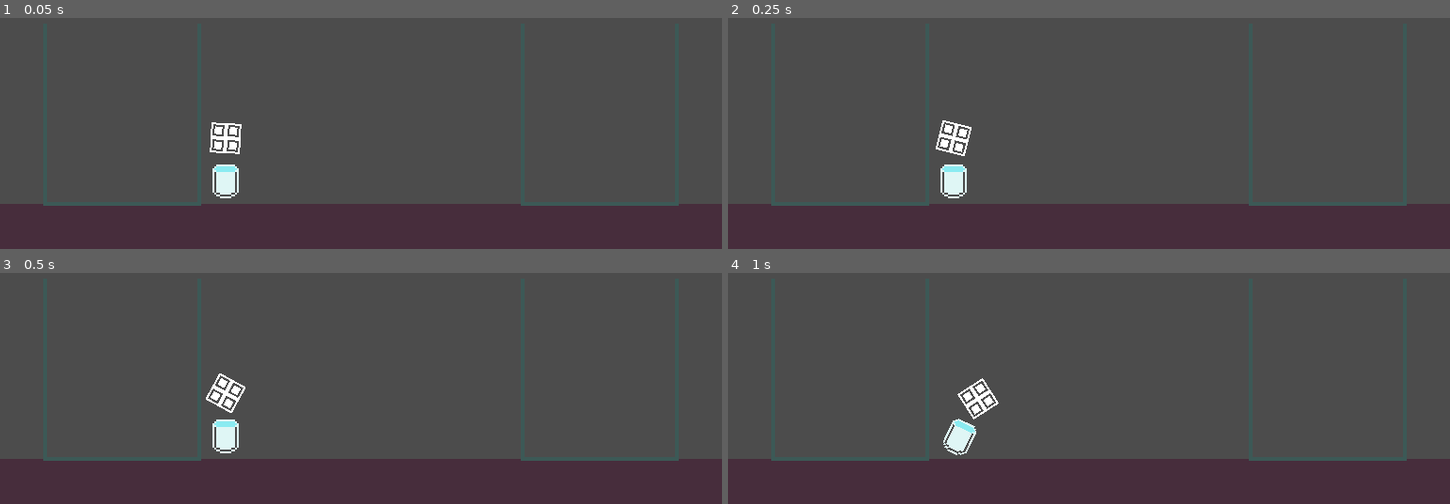
Above: before the commit, frames 1-4 (two rows, left to right).
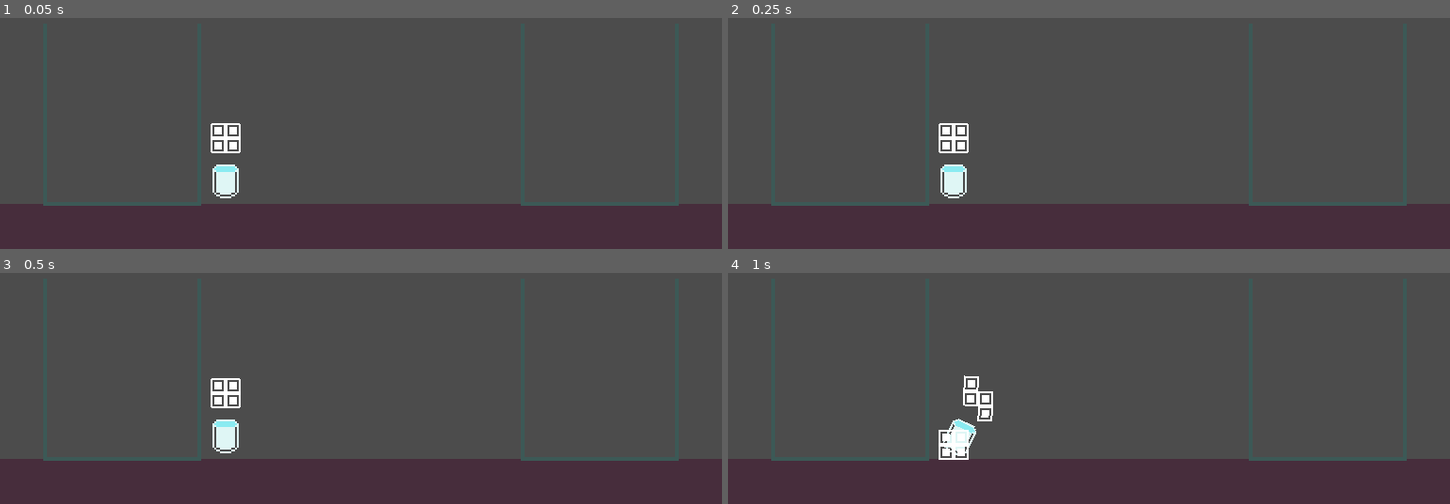
Above: after the commit, the same moments.

Repository: ThiagoDeJesus/Godotris-duel
Game: Godot game, scene res://Levels/TestMap.tscn
The game is run twice, just before and just after one commit, with the same random seed, the same clock (stepped at 60 frames per second) and the same inputs. The project has no main scene, so this scene is started directly.
Inputs:
- Up to frame 1 (0.05 s): no input
- Up to frame 2 (0.25 s): no input
- Up to frame 3 (0.5 s): no input
- Up to frame 4 (1 s): hold D (right1) from 0.53 s (still down); tap Space (shot1) at 0.6 s

The runs differ from the first frame. In frame 1, less than 0.1% of the frame differs, in the area x 29-34%, y 45-59%; in frame 2, 0.4%; in frame 3, 0.3%; in frame 4, 0.8%, in the area x 29-38%, y 44-81%.

Commit message:
Changed construction parent

Diff:
--- a/Objects/Cannon.gd
+++ b/Objects/Cannon.gd
@@ -1,5 +1,6 @@
 extends Node2D
 
+var node
 var rot: float = 0
 var rot_speed: int = 1
 var object_on: bool = false
@@ -23,6 +24,8 @@
 		object_instance()
 	if object_on:
 		pre_shoot()
+		if Input.is_action_just_pressed("shot1"):
+			object_on = false
 
 func convert_degree () -> void:
 	if $SpriteCannon.rotation_degrees > 360:
@@ -37,16 +40,17 @@
 func object_instance() -> void:
 	object_on = true
 	construction = construction_preloads[randi()%construction_preloads.size()].instance()
-	construction_pos = $SpriteCannon/MuzzleCannon.position
-	construction.position = construction_pos
-	construction.mode = 3
+	construction_pos = $SpriteCannon/MuzzleCannon.global_position
+	construction.global_position = construction_pos
+	#construction.mass = 0
 	nodename = construction.name
-	self.add_child(construction)
+	node = get_parent().add_child(construction)
 
 func pre_shoot() -> void:
 	construction_pos = $SpriteCannon/MuzzleCannon.global_position
-	get_node(nodename).global_position = construction_pos
-	get_node(nodename).rotate(get_physics_process_delta_time() * rot_speed)
+	get_parent().get_node(nodename).global_position = construction_pos
+	get_parent().get_node(nodename).rotate(get_physics_process_delta_time() * rot_speed)
 
 func shoot() -> void:
+
 	pass
